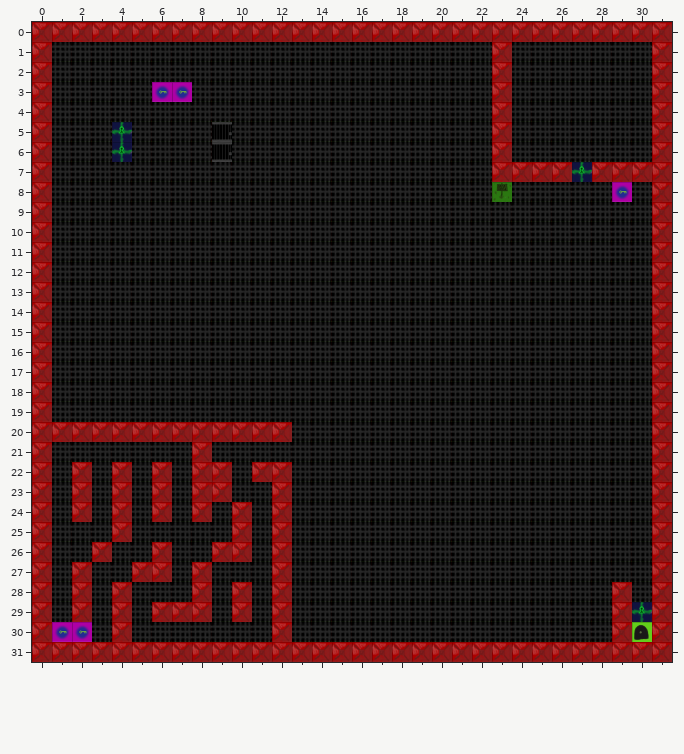
Two states of a Tiled map, assets/tilemap64_2.tmx. Above: the version before the commit.
Cells are 64x64 px. Shown: x 0..31, y 0..31.
After:
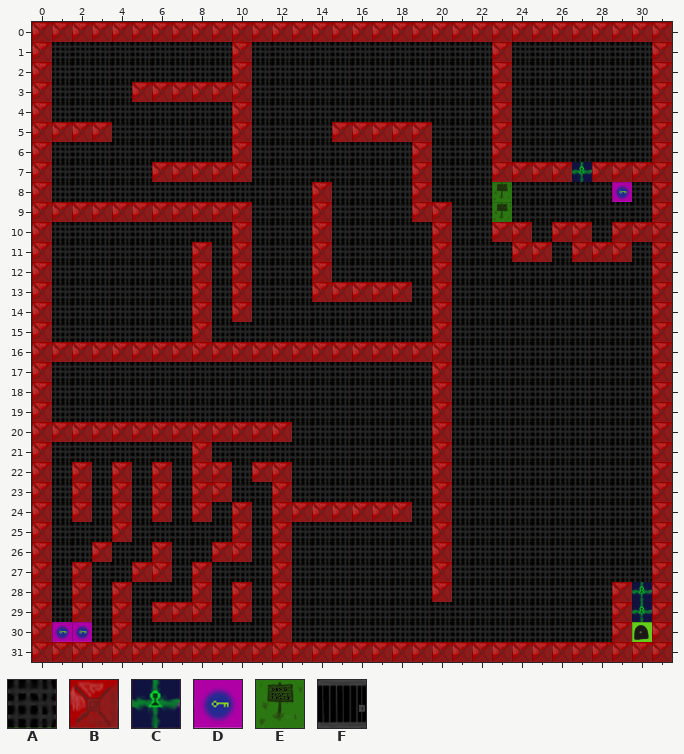
Key: from "tileset": A 0, B 1, C 2, D 3, E 5, F 7.
_ is an empty cell.
The edit:
Layer "tileLayer1":
y 1..2: x 10 A -> B
y 3: x 5..10 ADDAAA -> BBBBBB
y 4: x 10 A -> B
y 5: x 1..4 AAAC -> BBBA; x 9..10 FA -> AB; x 15..19 AAAAA -> BBBBB
y 6: x 4 C -> A; x 9..10 FA -> AB; x 19 A -> B
y 7: x 6..10 AAAAA -> BBBBB; x 19 A -> B
y 8: x 14 A -> B; x 19 A -> B
y 9: x 1..10 AAAAAAAAAA -> BBBBBBBBBB; x 14 A -> B; x 19..20 AA -> BB; x 23 A -> E
y 10: x 10 A -> B; x 14 A -> B; x 20 A -> B; x 23..24 AA -> BB; x 26..27 AA -> BB; x 29..30 AA -> BB
y 11: x 8 A -> B; x 10 A -> B; x 14 A -> B; x 20 A -> B; x 24..25 AA -> BB; x 27..29 AAA -> BBB
y 12: x 8 A -> B; x 10 A -> B; x 14 A -> B; x 20 A -> B
y 13: x 8 A -> B; x 10 A -> B; x 14..18 AAAAA -> BBBBB; x 20 A -> B
y 14: x 8 A -> B; x 10 A -> B; x 20 A -> B
y 15: x 8 A -> B; x 20 A -> B
y 16: x 1..20 AAAAAAAAAAAAAAAAAAAA -> BBBBBBBBBBBBBBBBBBBB
y 17..23: x 20 A -> B
y 24: x 13..18 AAAAAA -> BBBBBB; x 20 A -> B
y 25..27: x 20 A -> B
y 28: x 20 A -> B; x 30 A -> C
Boxes around the changes in both pictures, in picture pixels (x1, y1, x2, y2):
changed: (52, 42, 452, 602)
changed: (492, 202, 652, 262)
changed: (632, 582, 652, 602)
